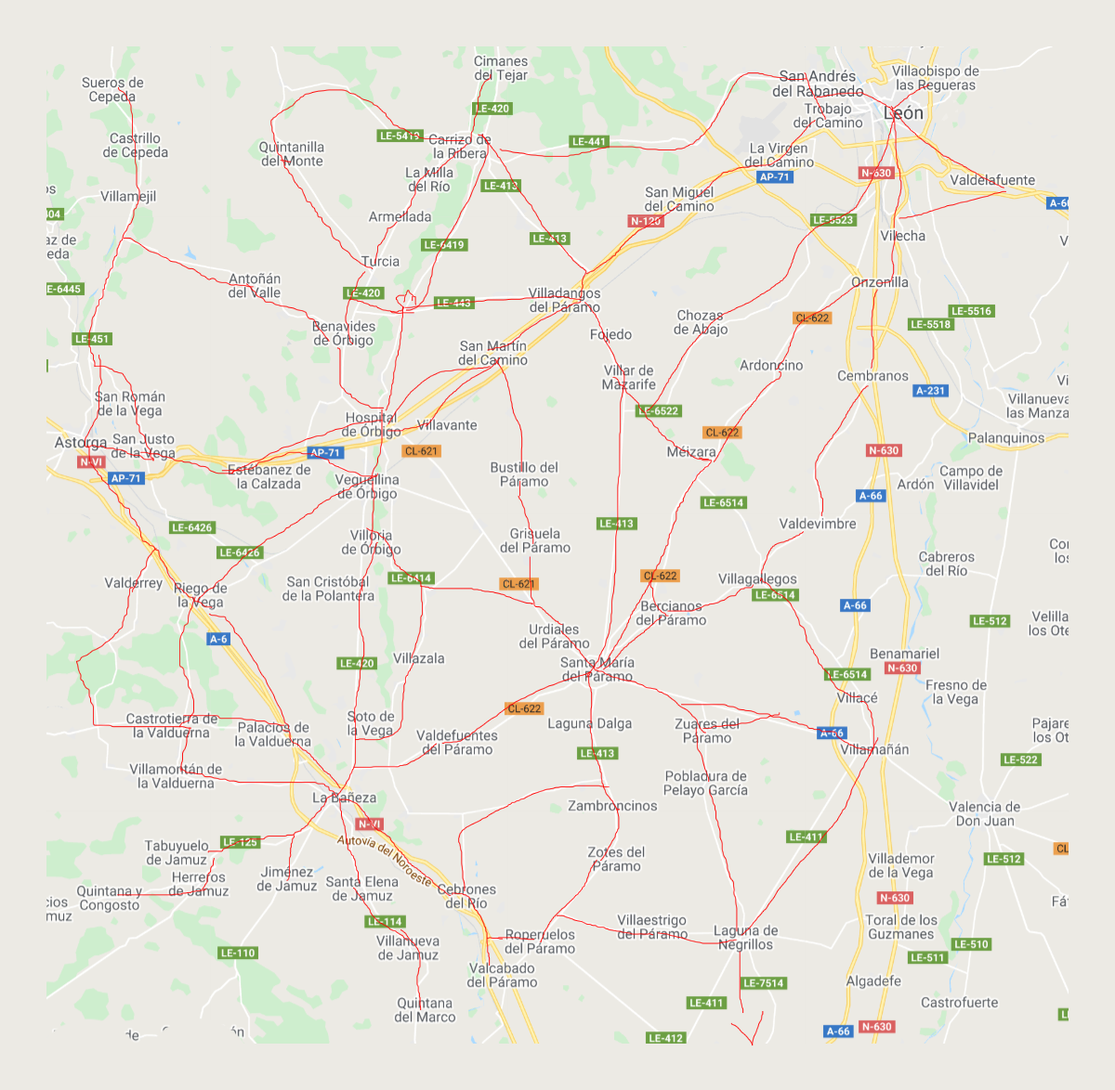
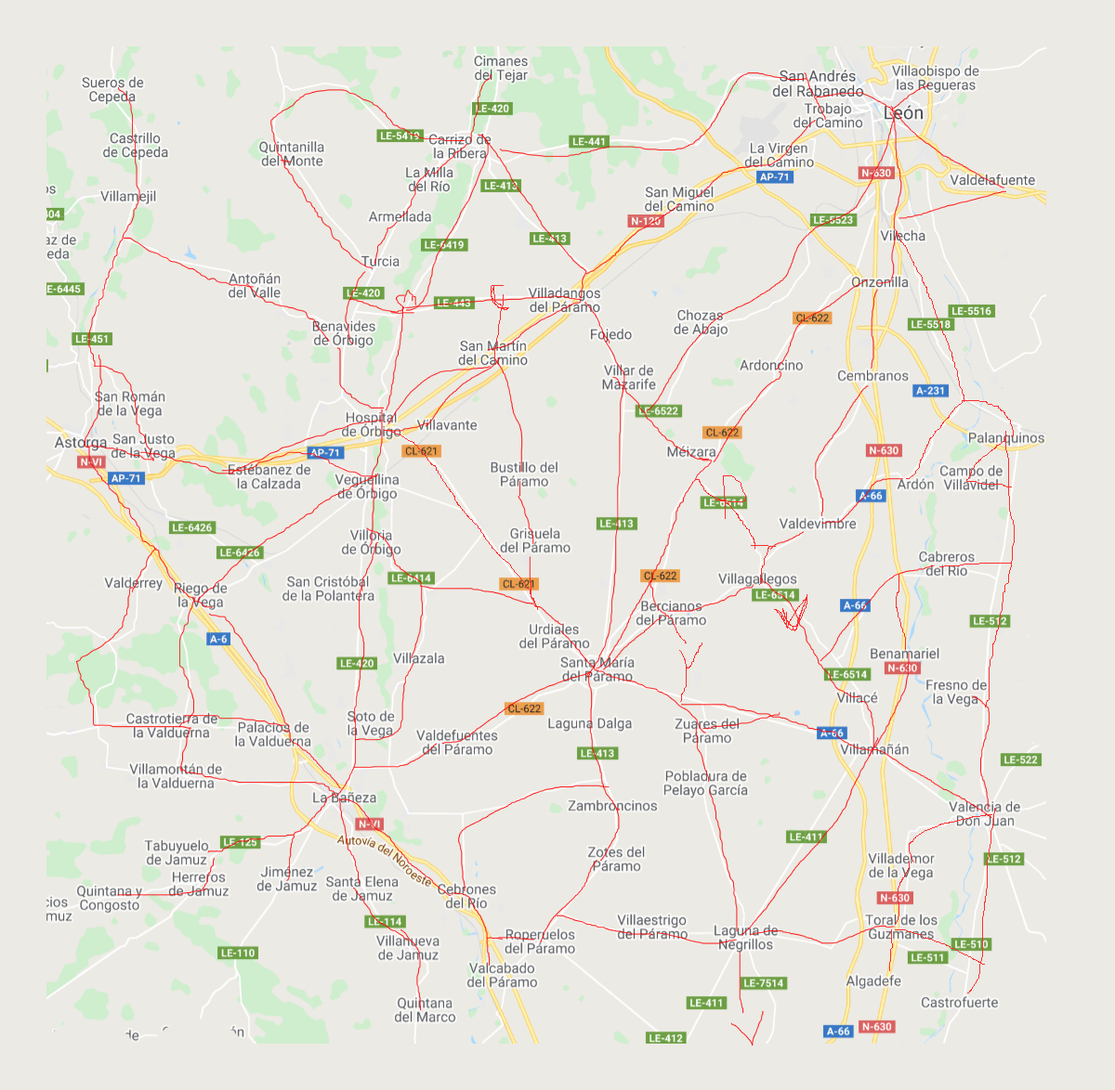
Before/after of a 1115 x 1090 layered artwork. What changed in the layer stack:
painted on "Layer 5" over bbox(383, 226, 1015, 994)
painted on "Layer 3" over bbox(981, 46, 1069, 1023)
